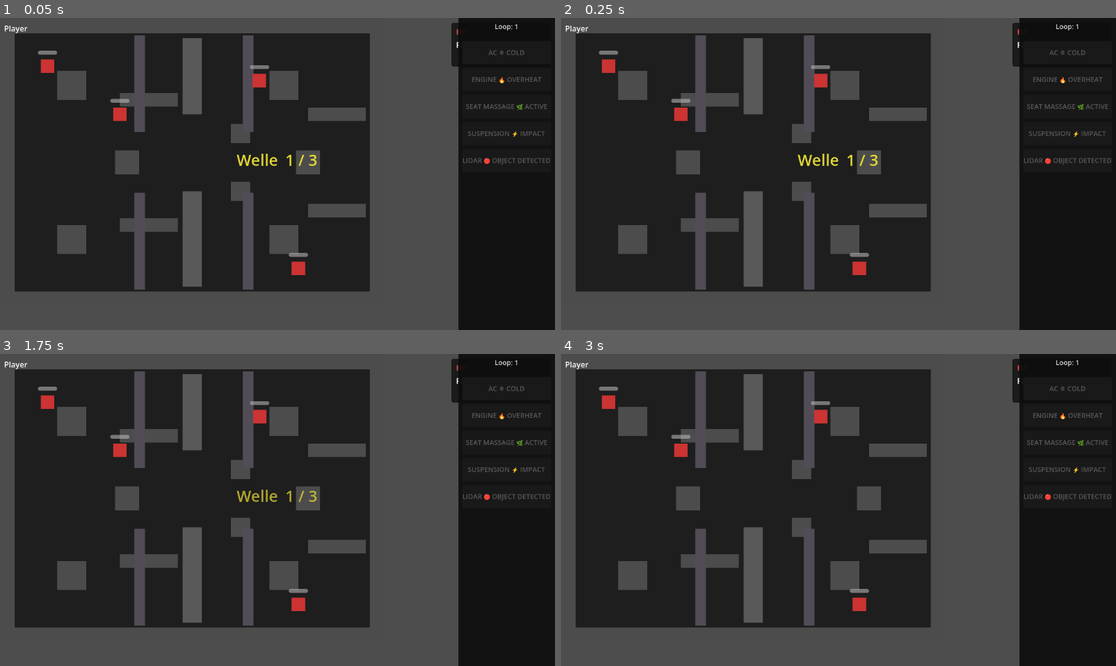
Above: before the commit, frames 1-4 (two rows, left to right).
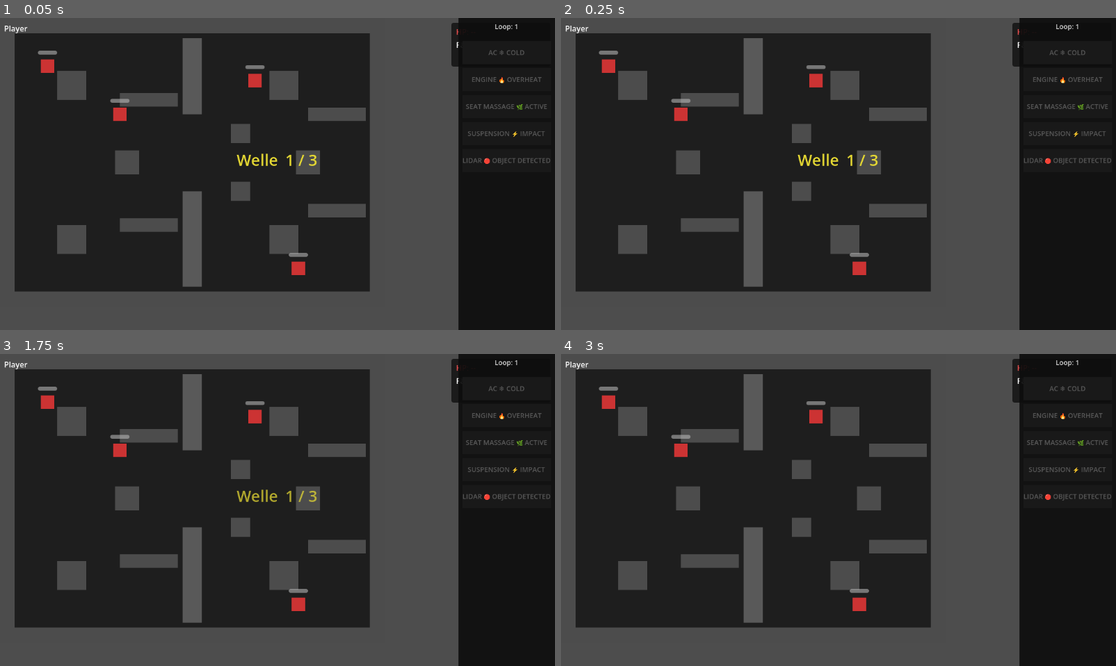
Above: after the commit, the same moments.

Repository: moklem/Roge-Like
Game: Godot game, scene res://scenes/Game.tscn
The game is run twice, just before and just after one commit, with the same random seed, the same clock (stepped at 60 frames per second) and the same inputs. This scene is started directly instead of the project's main scene.
Inputs:
- Up to frame 1 (0.05 s): no input
- Up to frame 2 (0.25 s): no input
- Up to frame 3 (1.75 s): tap Enter (ui_accept) at 0.5, 0.77, 1.25, 1.52 s; hold D (ui_right) 0.53-1.28 s; hold R (revive) 0.53-1.28 s; hold S (ui_down) from 1.28 s (still down); tap Space (role_ability) at 1.35 s
- Up to frame 4 (3 s): release S (ui_down) at 2.03 s; hold D (ui_right) 2.03-2.78 s; hold R (revive) 2.03-2.78 s; tap Enter (ui_accept) at 2.75 s; hold W (ui_up) from 2.78 s (still down); tap Space (role_ability) at 2.85 s

The runs differ from the first frame. In frame 1, 2.2% of the frame differs, in the area x 24-49%, y 5-88%; in frame 2, 2.2%; in frame 3, 2.2%; in frame 4, 2.2%.

Commit message:
fix(osm): remove ROOM_DIVIDERS, add runtime overlap check against existing blocks
OSM generator no longer injects corridor dividers (rooms already have walls/blocks
in Game.tscn). Anchors now check MIN_CLEAR=72px against all existing StaticBody2D
centres in the room before placing — no overlaps with boundary walls or interior blocks.
MARGIN raised to 60px. BLD_COLOR (purplish) stays distinct from room wall grey.

Co-Authored-By: Claude Sonnet 4.6 <noreply@anthropic.com>

Diff:
--- a/scenes/OSMRoomGenerator.gd
+++ b/scenes/OSMRoomGenerator.gd
@@ -1,7 +1,8 @@
 extends Node
-## OSM-driven room layout: fetches only named/significant buildings as anchor points,
-## then places a handful of landmark obstacles + corridor-divider walls that split
-## the room into sub-areas.  Detail level: low — only structural highlights.
+## OSM-driven room decoration: fetches named buildings and places them as
+## landmark obstacles inside the active room.  Room structure (boundary walls,
+## corridor blocks, Keep, towers) is defined in Game.tscn — this script only
+## adds OSM-sourced buildings on top, with a clearly distinct colour.
 ## Falls back silently when offline.
 
 signal room_osm_ready(room_id: int)
@@ -13,32 +14,18 @@
 	3: [49.877, 10.865, 49.884, 10.875],  ## Burg Altenburg
 }
 
-## Per-room corridor dividers.  Each entry splits the room with a wall + gap.
-## axis: "x" = vertical wall, "y" = horizontal wall.
-## pos: 0-1 fraction of room width/height.
-## gap_t / gap_b: top/left and bottom/right of the gap, as 0-1 fraction.
-const ROOM_DIVIDERS: Dictionary = {
-	1: [  ## 2 vertical dividers → 3 sub-rooms (entry | mid | far)
-		{"axis": "x", "pos": 0.35, "gap_t": 0.38, "gap_b": 0.62},
-		{"axis": "x", "pos": 0.66, "gap_t": 0.38, "gap_b": 0.62},
-	],
-	2: [  ## 1 horizontal divider → lower entry + upper climb
-		{"axis": "y", "pos": 0.50, "gap_t": 0.40, "gap_b": 0.60},
-	],
-	3: [],  ## boss arena — no extra dividers, static room geometry handles it
-}
-
-## Max named landmark buildings to pick as anchor obstacles per room.
+## Max named landmark buildings to place per room.
 const MAX_ANCHORS: int = 5
-## Size of each anchor obstacle in game pixels.
-const ANCHOR_SIZE: float = 58.0
+## Size of each OSM building obstacle in game pixels.
+const ANCHOR_SIZE: float  = 48.0
+## Minimum distance between an OSM anchor centre and any existing StaticBody2D centre.
+const MIN_CLEAR: float    = 72.0
 
 const GAME_W      := 800.0
 const GAME_H      := 600.0
-const MARGIN      := 36.0
-const WALL_W      := 22.0   ## thickness of corridor-divider walls
+const MARGIN      := 60.0   ## keep anchors away from boundary walls
+## Distinct purplish tint — clearly different from room walls (grey 0.3) and blocks.
 const BLD_COLOR   := Color(0.30, 0.27, 0.33, 1.0)
-const WALL_COLOR  := Color(0.32, 0.30, 0.34, 1.0)
 const OSM_TIMEOUT := 12.0
 
 var _http: HTTPRequest
@@ -58,15 +45,13 @@
 	_pending_room = room_id
 	var b: Array = BBOXES[room_id]
 	var bbox: String = "%.6f,%.6f,%.6f,%.6f" % [b[0], b[1], b[2], b[3]]
-	## Only named buildings — keeps response tiny and gives us meaningful anchors.
-	## Room 3 also grabs named historic features (castle walls, towers).
+	## Room 3: also grab named historic features (castle keep, towers).
 	var q: String
 	if room_id == 3:
 		q = (
 			"[out:json][timeout:15];"
 			+ "(way[\"name\"][\"building\"](%s);" % bbox
 			+ "way[\"name\"][\"historic\"](%s);" % bbox
-			+ "way[\"barrier\"=\"wall\"](%s);" % bbox
 			+ ");out geom;"
 		)
 	else:
@@ -79,7 +64,7 @@
 	)
 	if err != OK:
 		push_warning("OSMRoomGenerator: HTTP request error %d" % err)
-		_apply_layout(_pending_room, [])   ## still add dividers even without OSM data
+		emit_signal("room_osm_ready", _pending_room)
 
 func _on_http_done(_res: int, code: int, _hdrs: PackedStringArray, body: PackedByteArray) -> void:
 	var anchors: Array = []
@@ -89,7 +74,8 @@
 			anchors = _extract_anchors(_pending_room, parsed)
 	else:
 		push_warning("OSMRoomGenerator: HTTP %d for room %d" % [code, _pending_room])
-	_apply_layout(_pending_room, anchors)
+	if not anchors.is_empty():
+		_apply_anchors(_pending_room, anchors)
 	emit_signal("room_osm_ready", _pending_room)
 
 ## ── coordinate conversion ────────────────────────────────────────────────────
@@ -136,12 +122,12 @@
 		var clat := sum_lat / geom.size()
 		var clon := sum_lon / geom.size()
 		var gpos := _to_game_pos(clat, clon, south, west, lat_cos, scale)
-		## Discard anchors too close to the boundary wall
+		## Discard anchors inside the margin border
 		if gpos.x < MARGIN + ANCHOR_SIZE or gpos.x > GAME_W - MARGIN - ANCHOR_SIZE:
 			continue
 		if gpos.y < MARGIN + ANCHOR_SIZE or gpos.y > GAME_H - MARGIN - ANCHOR_SIZE:
 			continue
-		## Rough area from geom bbox for sorting
+		## Rough area for sorting (largest / most prominent building first)
 		var lats: Array = []; var lons: Array = []
 		for g in geom:
 			lats.append(float(g.get("lat", 0.0)))
@@ -154,93 +140,53 @@
 
 ## ── layout application ───────────────────────────────────────────────────────
 
-func _apply_layout(room_id: int, anchors: Array) -> void:
+## Places OSM anchor buildings in the room, skipping any that would overlap
+## with existing StaticBody2D nodes (room walls, blocks, Keep, towers).
+func _apply_anchors(room_id: int, anchors: Array) -> void:
 	var room: Node = _game.get_node_or_null("Room%d" % room_id)
 	if room == null:
 		return
 
-	## 1. Corridor-divider walls — the main structural feature
-	var dividers: Array = ROOM_DIVIDERS.get(room_id, [])
-	for div in dividers:
-		_add_divider(room, div)
-
-	## 2. Landmark anchor obstacles (named buildings as reference points)
+	## Collect existing obstacle centres so we can avoid them.
+	var existing_centres: Array = []
+	for child in room.get_children():
+		if child is StaticBody2D:
+			existing_centres.append(child.position)
+
 	var spawn_node: Node = room.get_node_or_null("EnemySpawnPoints")
-	var si: int = 0
-	for i in range(anchors.size()):
-		var anchor: Dictionary = anchors[i]
-		_add_anchor(room, anchor["pos"], anchor["name"], i)
-		## Spawn point offset from anchor toward room centre
+	var placed: int = 0
+	for anchor in anchors:
+		var pos: Vector2 = anchor["pos"] as Vector2
+		## Skip if too close to any existing obstacle.
+		var blocked := false
+		for ec in existing_centres:
+			if pos.distance_to(ec as Vector2) < MIN_CLEAR:
+				blocked = true
+				break
+		if blocked:
+			continue
+		_add_anchor(room, pos, anchor["name"], placed)
+		existing_centres.append(pos)   ## future anchors also avoid this one
+		## Extra spawn point near each placed building
 		if spawn_node != null:
-			var to_centre: Vector2 = (Vector2(GAME_W, GAME_H) * 0.5 - anchor["pos"] as Vector2).normalized()
-			var sp_pos: Vector2 = (anchor["pos"] as Vector2 + to_centre * (ANCHOR_SIZE * 0.8 + 24.0)).clamp(
+			var to_centre: Vector2 = (Vector2(GAME_W, GAME_H) * 0.5 - pos).normalized()
+			var sp_pos: Vector2 = (pos + to_centre * (ANCHOR_SIZE * 0.8 + 24.0)).clamp(
 				Vector2(55, 55), Vector2(GAME_W - 55, GAME_H - 55))
 			var m := Marker2D.new()
-			m.name = "OsmSpawn%d" % si
+			m.name = "OsmSpawn%d" % placed
 			m.position = sp_pos
 			spawn_node.add_child(m)
-			si += 1
-
-	## 3. Rebake navmesh if anything was added
-	if not anchors.is_empty() or not dividers.is_empty():
+		placed += 1
+
+	if placed > 0:
 		var nav: NavigationRegion2D = room.get_node_or_null("NavigationRegion2D")
 		if nav:
 			nav.bake_navigation_polygon(false)
 
-## ── wall helpers ─────────────────────────────────────────────────────────────
-
-## Adds a wall with a corridor gap.  axis="x" → vertical wall, axis="y" → horizontal.
-func _add_divider(room: Node, div: Dictionary) -> void:
-	var axis: String = div["axis"]
-	var pos_frac: float = div["pos"]
-	var gap_t: float = div["gap_t"]   ## fraction where gap starts
-	var gap_b: float = div["gap_b"]   ## fraction where gap ends
-
-	if axis == "x":
-		var wx: float = MARGIN + pos_frac * (GAME_W - MARGIN * 2.0)
-		var seg_top_h: float = (gap_t * (GAME_H - MARGIN * 2.0))
-		var seg_bot_h: float = ((1.0 - gap_b) * (GAME_H - MARGIN * 2.0))
-		if seg_top_h > 4.0:
-			_add_wall_rect(room, "DivV_Top",
-				Vector2(wx, MARGIN + seg_top_h * 0.5),
-				Vector2(WALL_W, seg_top_h))
-		if seg_bot_h > 4.0:
-			_add_wall_rect(room, "DivV_Bot",
-				Vector2(wx, GAME_H - MARGIN - seg_bot_h * 0.5),
-				Vector2(WALL_W, seg_bot_h))
-	else:  ## axis == "y"
-		var wy: float = MARGIN + pos_frac * (GAME_H - MARGIN * 2.0)
-		var seg_l_w: float = (gap_t * (GAME_W - MARGIN * 2.0))
-		var seg_r_w: float = ((1.0 - gap_b) * (GAME_W - MARGIN * 2.0))
-		if seg_l_w > 4.0:
-			_add_wall_rect(room, "DivH_L",
-				Vector2(MARGIN + seg_l_w * 0.5, wy),
-				Vector2(seg_l_w, WALL_W))
-		if seg_r_w > 4.0:
-			_add_wall_rect(room, "DivH_R",
-				Vector2(GAME_W - MARGIN - seg_r_w * 0.5, wy),
-				Vector2(seg_r_w, WALL_W))
-
-func _add_wall_rect(room: Node, node_name: String, center: Vector2, size: Vector2) -> void:
-	var body := StaticBody2D.new()
-	body.name = node_name
-	body.position = center
-	body.collision_mask = 0
-	var cs := CollisionShape2D.new()
-	var rect := RectangleShape2D.new()
-	rect.size = size
-	cs.shape = rect
-	body.add_child(cs)
-	var vis := Polygon2D.new()
-	vis.color = WALL_COLOR
-	var hw := size.x * 0.5; var hh := size.y * 0.5
-	vis.polygon = PackedVector2Array([
-		Vector2(-hw, -hh), Vector2(hw, -hh), Vector2(hw, hh), Vector2(-hw, hh)
-	])
-	body.add_child(vis)
-	room.add_child(body)
+## ── building helper ──────────────────────────────────────────────────────────
 
 ## Landmark obstacle: square block at the OSM-derived position, labelled by name.
+## Colour (BLD_COLOR) is visually distinct from room walls (grey) and blocks.
 func _add_anchor(room: Node, pos: Vector2, label: String, idx: int) -> void:
 	var body := StaticBody2D.new()
 	body.name = "Anchor%d_%s" % [idx, label.left(12).replace(" ", "_")]
@@ -258,7 +204,6 @@
 		Vector2(-h, -h), Vector2(h, -h), Vector2(h, h), Vector2(-h, h)
 	])
 	body.add_child(vis)
-	## Small name label above the block so it's identifiable in-game
 	var lbl := Label.new()
 	lbl.text = label
 	lbl.add_theme_font_size_override("font_size", 7)
